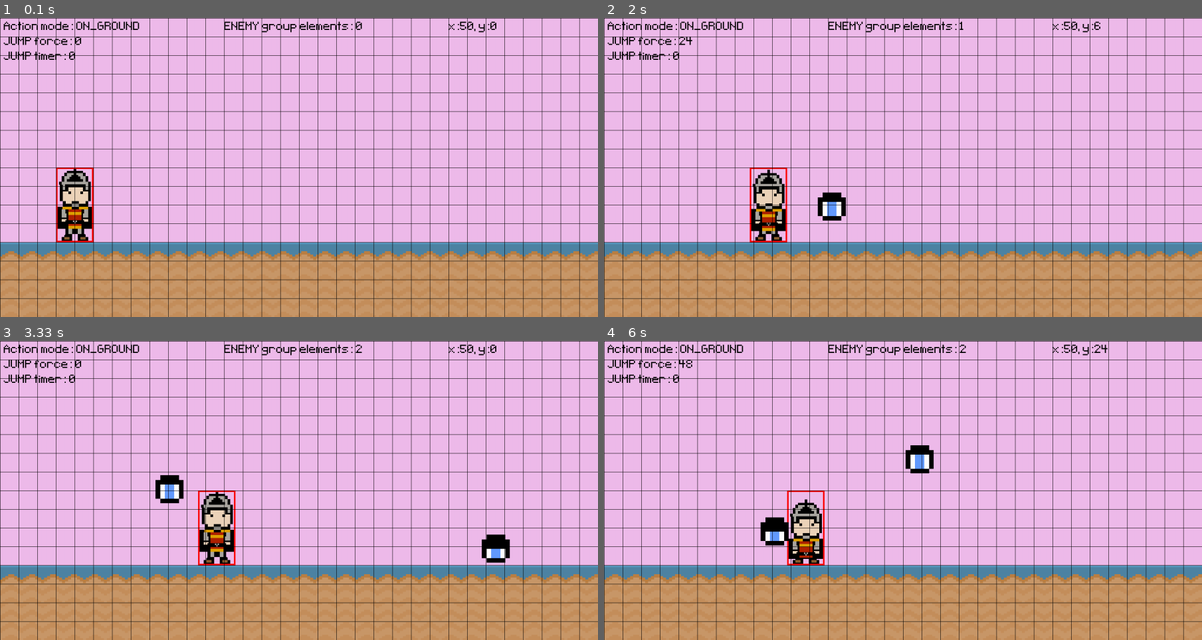
Above: before the commit, frames 1-4 (two rows, left to right).
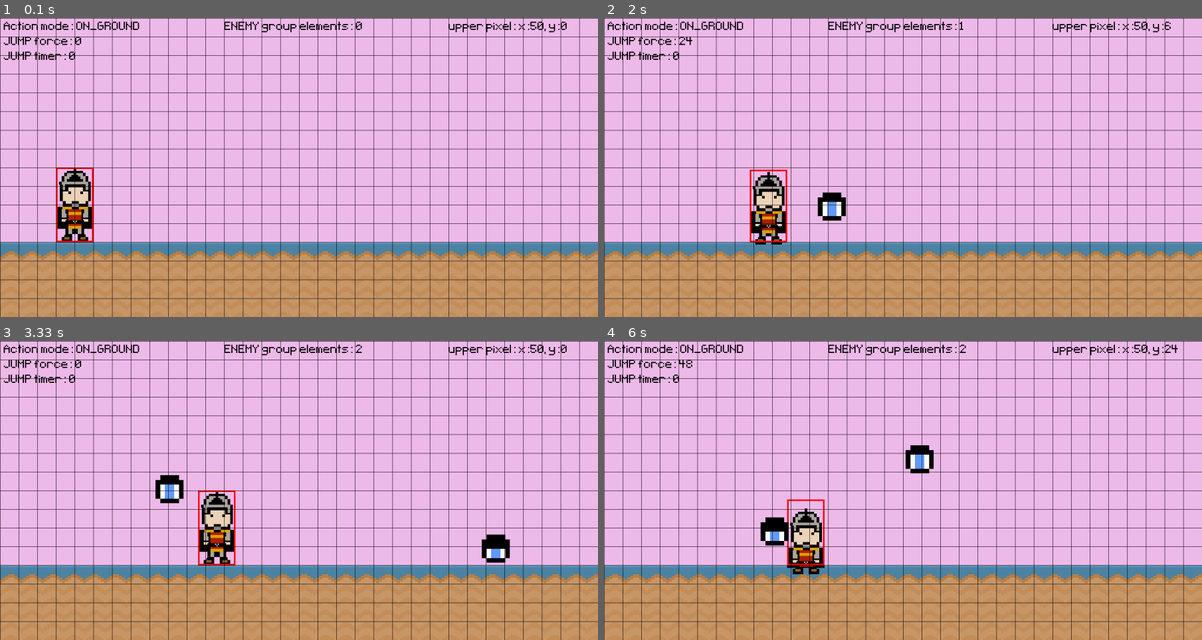
Above: after the commit, the same moments.

Repository: alo40/pygame_pininos
Game: pygame game, started from main_pininos.py
Same seed, same stepped clock (60 frames per second), same inputs: the game is played once before the commit and once after it.
Inputs:
- Up to frame 1 (0.1 s): no input
- Up to frame 2 (2 s): hold Right 0.33-0.8 s; hold Right 0.83-1.3 s; hold Left 1.33-1.87 s; hold Down from 1.9 s (still down)
- Up to frame 3 (3.33 s): release Down at 2.2 s; hold Left 2.23-2.63 s; hold Right 2.67-3.3 s
- Up to frame 4 (6 s): hold Down 3.33-3.7 s; hold Left 3.73-4.2 s; hold Right 4.23-4.7 s; hold Right 4.73-5.2 s; hold Left 5.23-5.77 s; hold Down from 5.8 s (still down)

The runs differ from the first frame. In frame 1, 0.3% of the frame differs, in the area x 75-95%, y 1-5%; in frame 2, 1.0%; in frame 3, 0.3%; in frame 4, 1.4%, in the area x 30-96%, y 1-78%.

Commit message:
testing dynamic hero rect size (day end)

Diff:
--- a/main_pininos.py
+++ b/main_pininos.py
@@ -18,6 +18,8 @@
         self.jump_pixel = 0
         self.gravity = 10
         self.action = Action.ON_GROUND
+        self.upper_pixel_x = 0
+        self.upper_pixel_y = 0
 
         # standing frames
         stand_01 = pg.image.load('graphics/soldier_simple_standing1.png').convert_alpha()
@@ -50,6 +52,9 @@
         self.image = self.frames[self.frame_index]
         self.rect = self.image.get_rect(midbottom=(200, screen_height - ground_rect.height))
 
+        # save original rect height
+        self.rect_original_height = self.rect.height  # used in rect resize method
+
         # add jump sound
         self.jump_sound = pg.mixer.Sound('audio/jump.mp3')
         self.jump_sound.set_volume(0.02)
@@ -62,7 +67,8 @@
 
         # update image.rect based on the pixel art (in testing)
         self.draw_boundaries()
-        self.locate_most_upper_pixel()
+        self.locate_upper_pixel()
+        self.resize_rect()
 
     def standing(self):
 
@@ -144,7 +150,7 @@
         rect_height = self.rect.height
         pg.draw.rect(screen, 'Red', pg.Rect(rect_x, rect_y, rect_width, rect_height), 4)
 
-    def locate_most_upper_pixel(self):
+    def locate_upper_pixel(self):
 
         # create a mask from the image surface
         mask = pg.mask.from_surface(self.image)
@@ -153,11 +159,15 @@
         mask_rect = mask.get_bounding_rects()[0]
 
         # calculate the position of the most upper pixel
-        most_upper_pixel_x = mask_rect.centerx
-        most_upper_pixel_y = mask_rect.top
-
-        return most_upper_pixel_x, most_upper_pixel_y
-        # print("Most upper pixel position:", (most_upper_pixel_x, most_upper_pixel_y))
+        self.upper_pixel_x = mask_rect.centerx
+        self.upper_pixel_y = mask_rect.top
+
+        return self.upper_pixel_x, self.upper_pixel_y
+
+    def resize_rect(self):
+
+        # resize hero rectangle
+        self.rect.height = self.rect_original_height - self.upper_pixel_y
 
 
 class Enemy(pg.sprite.Sprite):
@@ -420,8 +430,8 @@
     #     hero.sprite.rect.height -= 10
 
     # print most upper pixel position
-    most_upper_pixel_x, most_upper_pixel_y = hero.sprite.locate_most_upper_pixel()
-    text_screen = game_active_font.render(f'x:{most_upper_pixel_x}, y:{most_upper_pixel_y}', False, 'Black')
+    upper_pixel_x, upper_pixel_y = hero.sprite.locate_upper_pixel()
+    text_screen = game_active_font.render(f'upper pixel: x:{upper_pixel_x}, y:{upper_pixel_y}', False, 'Black')
     screen.blit(text_screen, (1200, 10))
 
     # update everything
